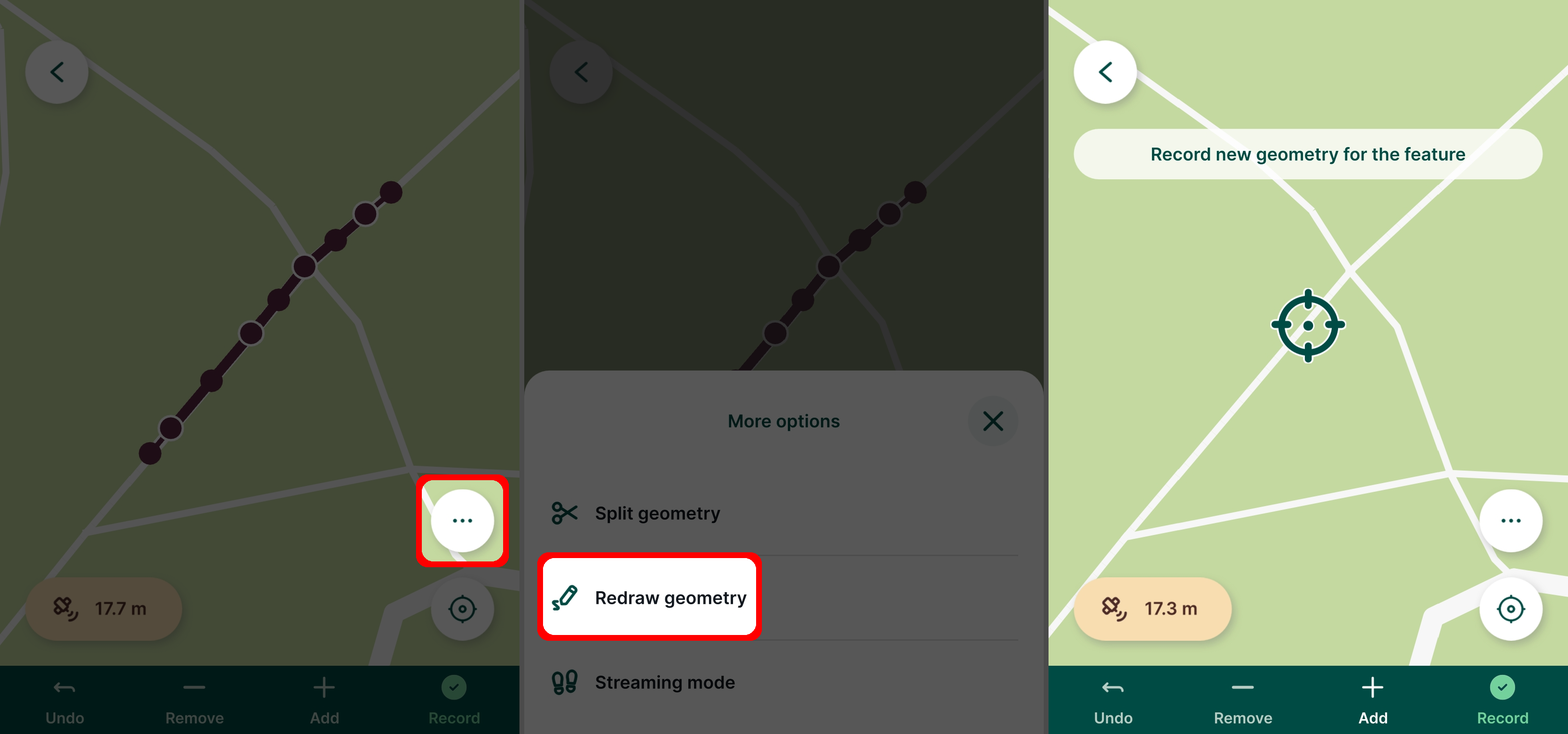
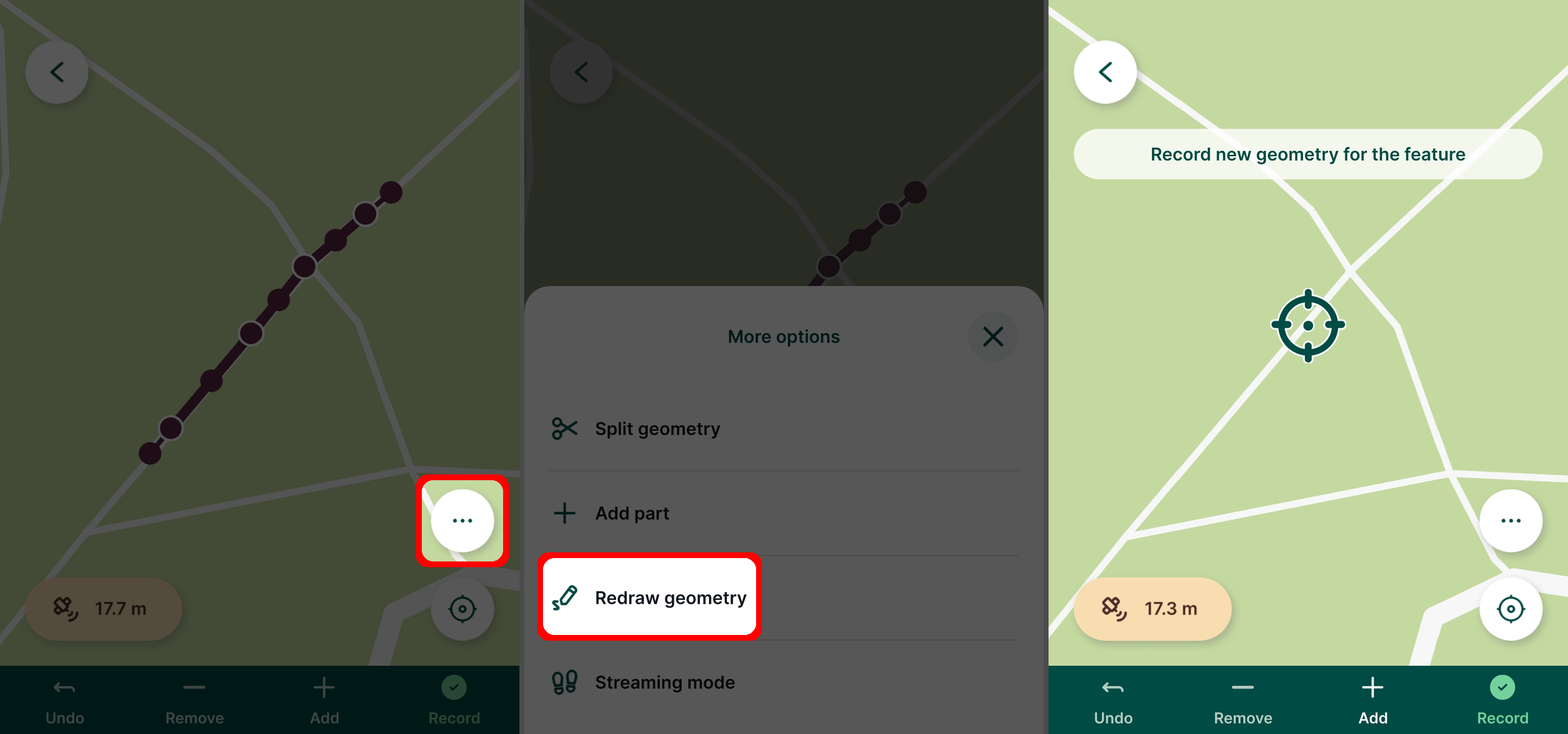
The second 1568px x 734px image is a revision of the first. Changes to its layers:
painted on "Screenshot_20241027_134620.jpg" over [left=524, top=286, right=1044, bottom=696]